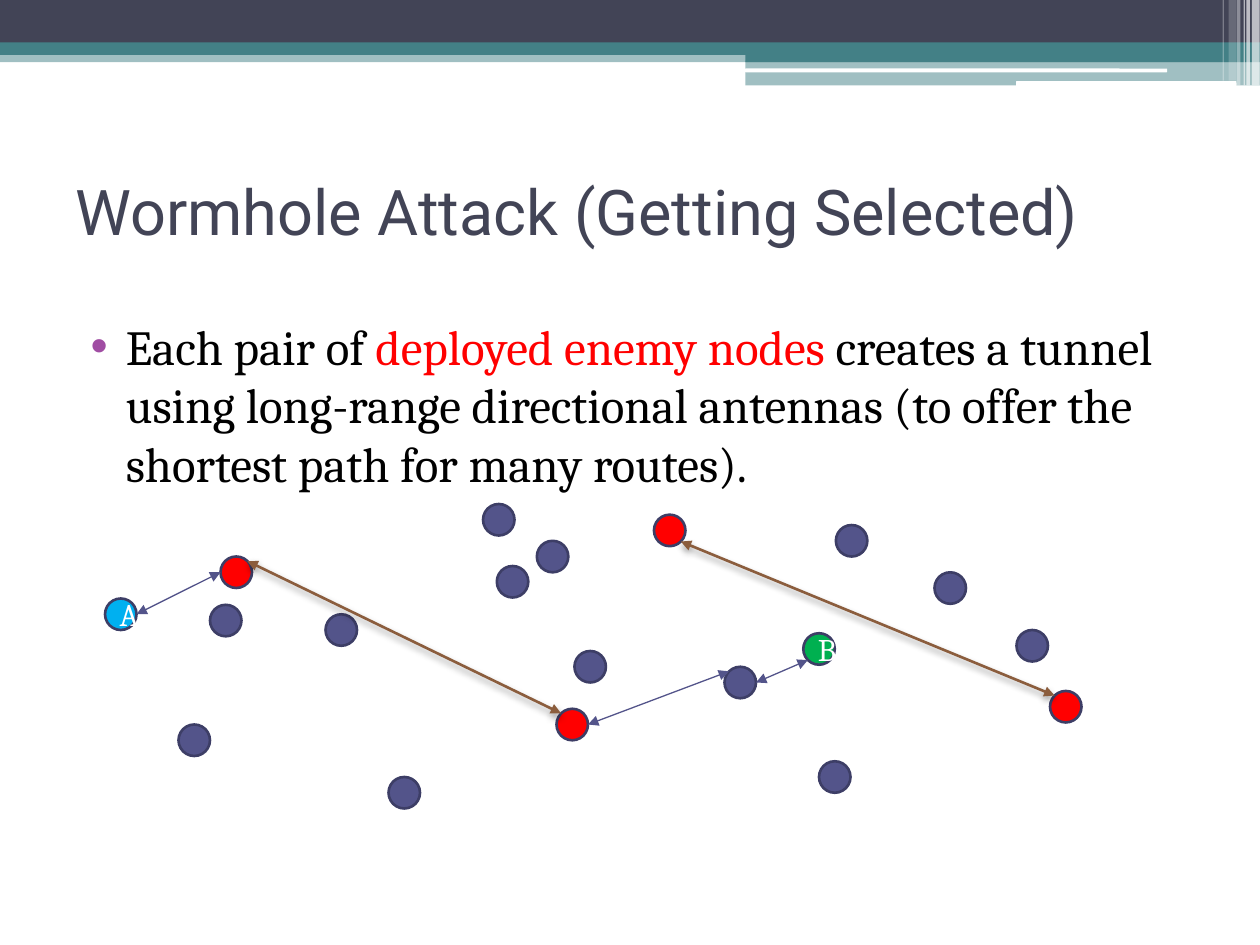
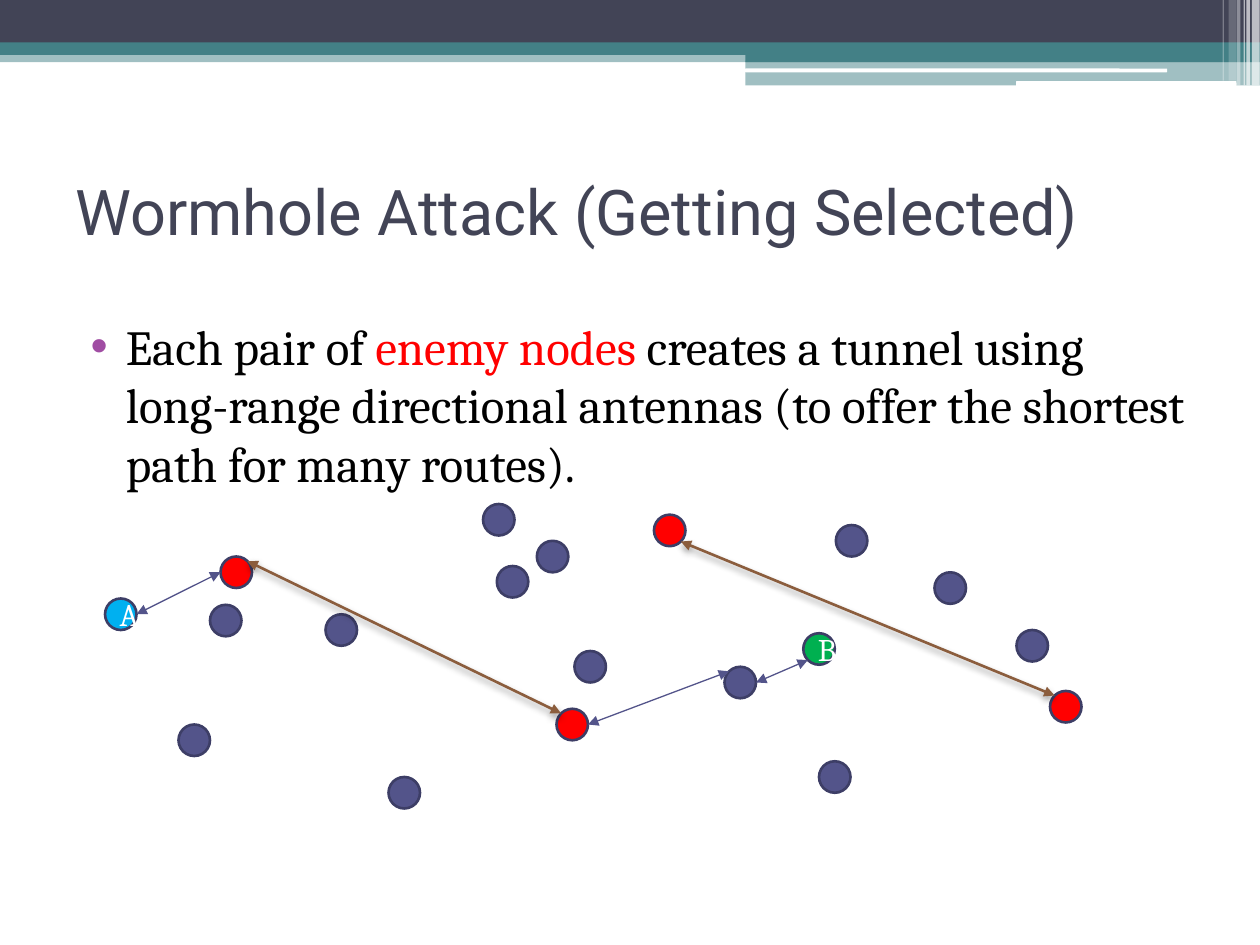
Before and after one commit to gdr34b/netsecproject, a slide deck: slide 8 of final_presentation/final_presentation.pptx. Drawn at 1260x945 pixels with LibreOffice and Linux fonts; fonts in the diff are those of the drawing. Boxes give left, top, right and bottom in pixels: in the first picture for what was removed or moved away, otherwise in the second. Text is boxed around its words. In the diff, an @@ line names an element or a change of style, - is before the commit and + after.

Commit message:
Updated final presentation.

```diff
--- a/final_presentation/final_presentation.pptx
+++ b/final_presentation/final_presentation.pptx
@@ text at box(126, 330, 1184, 493): text changed @@
-• Each pair of deployed enemy nodes creates a tunnel using long-range directional antennas (to offer the shortest path for many routes).
+• Each pair of enemy nodes creates a tunnel using long-range directional antennas (to offer the shortest path for many routes).
```
Also in this commit, not shown: 4 other slides changed, 2 slides added.
